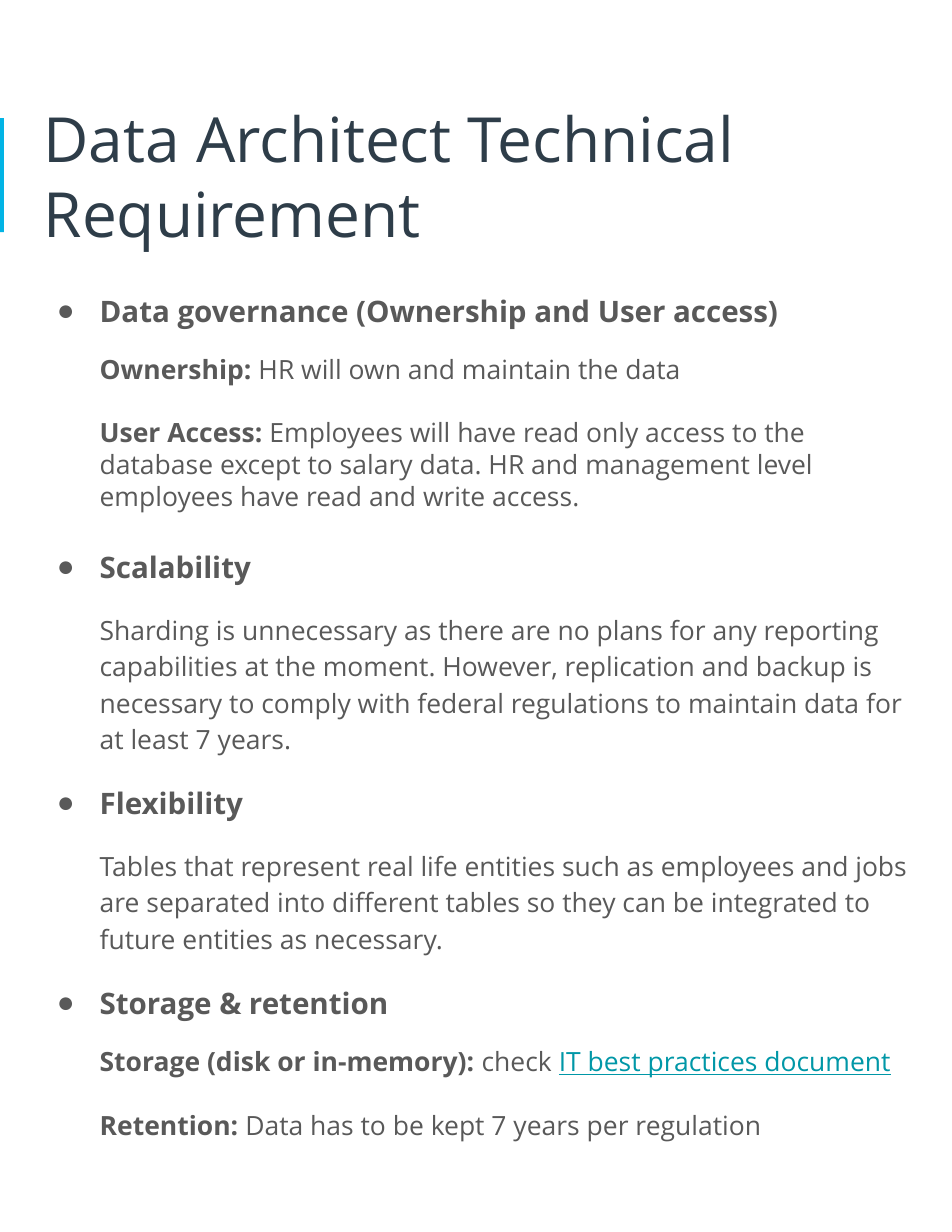
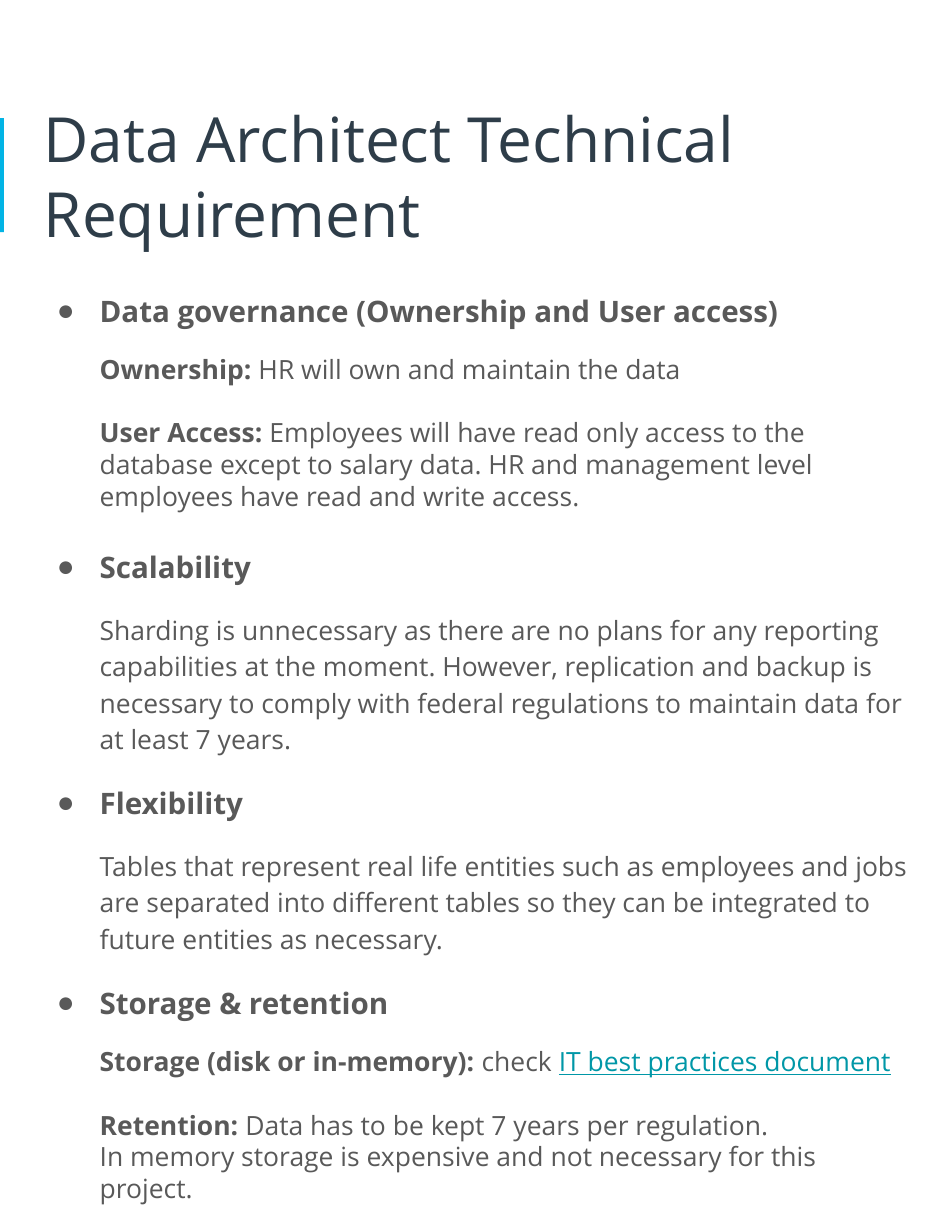
Before and after one commit to elok/Data-Architect-ND-HR-Database, a slide deck: slide 8 of Proposal.pptx. Drawn at 952x1232 pixels with LibreOffice and Linux fonts; fonts in the diff are those of the drawing. Boxes give left, top, right and bottom in pixels: in the first picture for what was removed or moved away, otherwise in the second. Text is boxed around its words. In the diff, an @@ line names an element or a change of style, - is before the commit and + after.

```diff
--- a/Proposal.pptx
+++ b/Proposal.pptx
@@ text at [100, 1115, 816, 1205]: text changed @@
-Retention: Data has to be kept 7 years per regulation
+Retention: Data has to be kept 7 years per regulation.
+In memory storage is expensive and not necessary for this project.
```
Also in this commit, not shown: 12 other slides changed, 4 other files.
